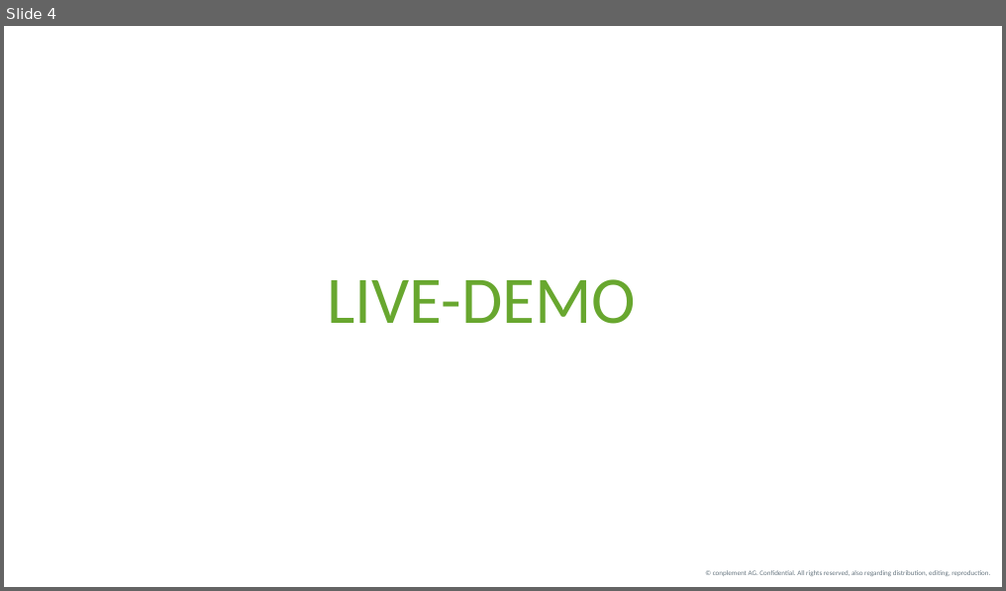
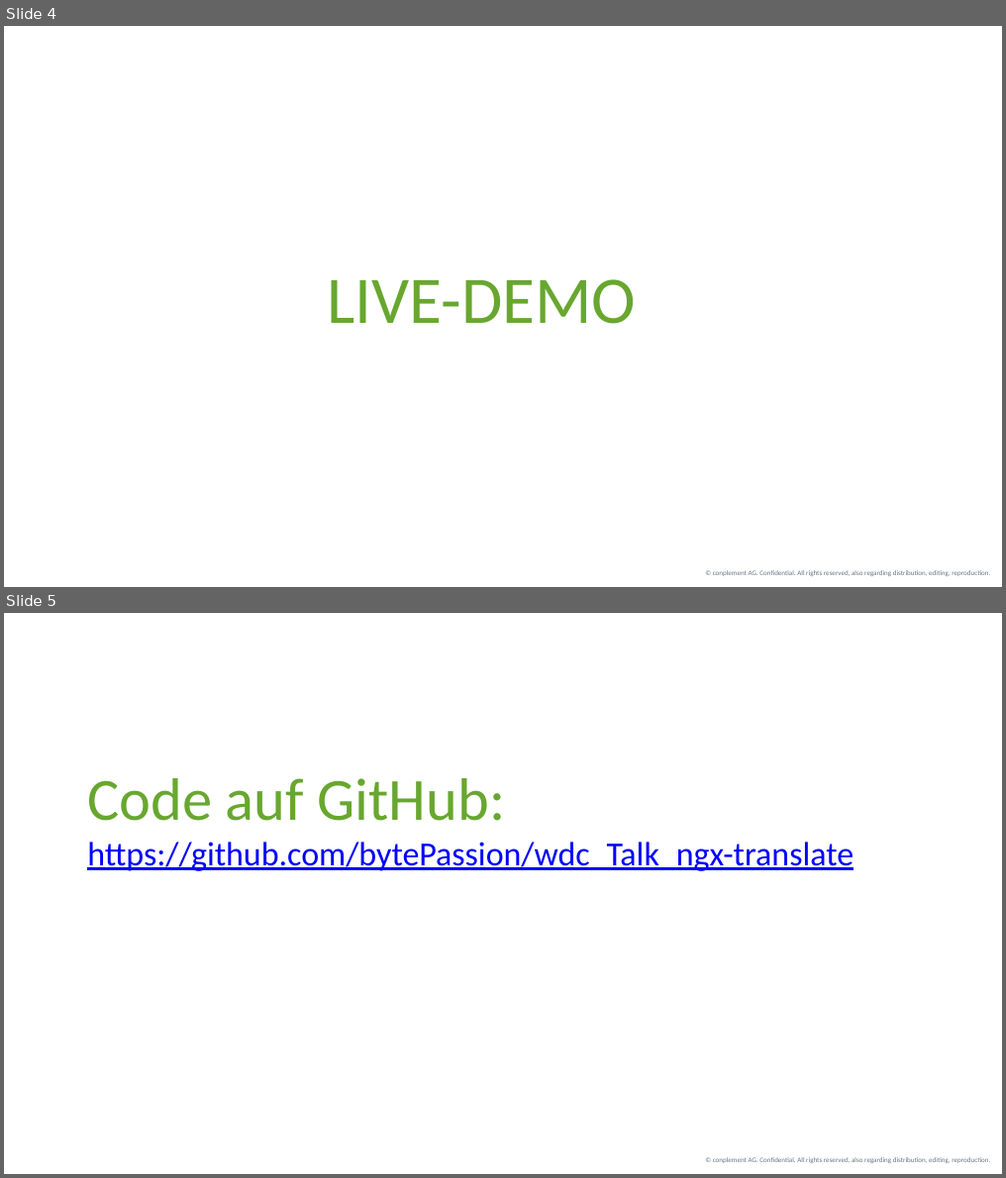
Before and after one commit to bytePassion/wdc_Talk_ngx-translate, a slide deck: Talk/Vortrag.pptx. Shown one above the other, each under a label of ours: slide 4 before the commit, slides 4 and 5 after it. The pictures are 1006x591 and 1006x1178 pixels, drawn with LibreOffice and Linux fonts; fonts in the diff are those of the drawing; background and template pictures are left out. Boxes give left, top, right and bottom in pixels: in the first picture for what was removed or moved away, otherwise in the second. Text is boxed around its words. In the diff, an @@ line names an element or a change of style, - is before the commit and + after.

```diff
--- a/Talk/Vortrag.pptx
+++ b/Talk/Vortrag.pptx
@@ slide 5 added at bbox=[4, 613, 1002, 1174], background #FFFFFF; not listed: 1 template element that a slide beside it also shows @@
@@ title added at bbox=[87, 778, 853, 871], 24.3 pt, text #0000FF, underline @@
+Code auf GitHub:
+https://github.com/bytePassion/wdc_Talk_ngx-translate
```
Also in this commit, not shown: 1 other slide added, 1 slide removed, 4 other files.
